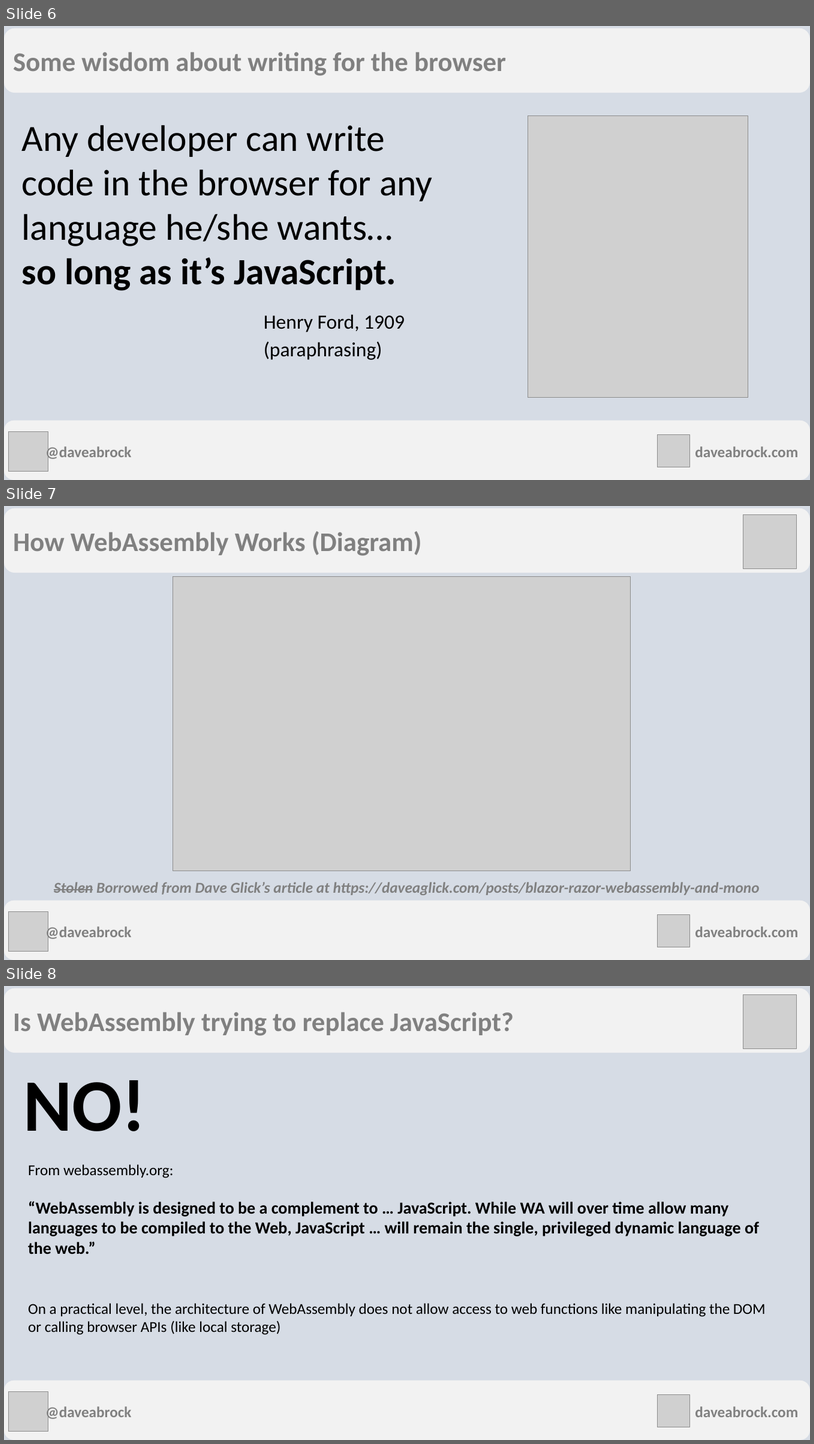
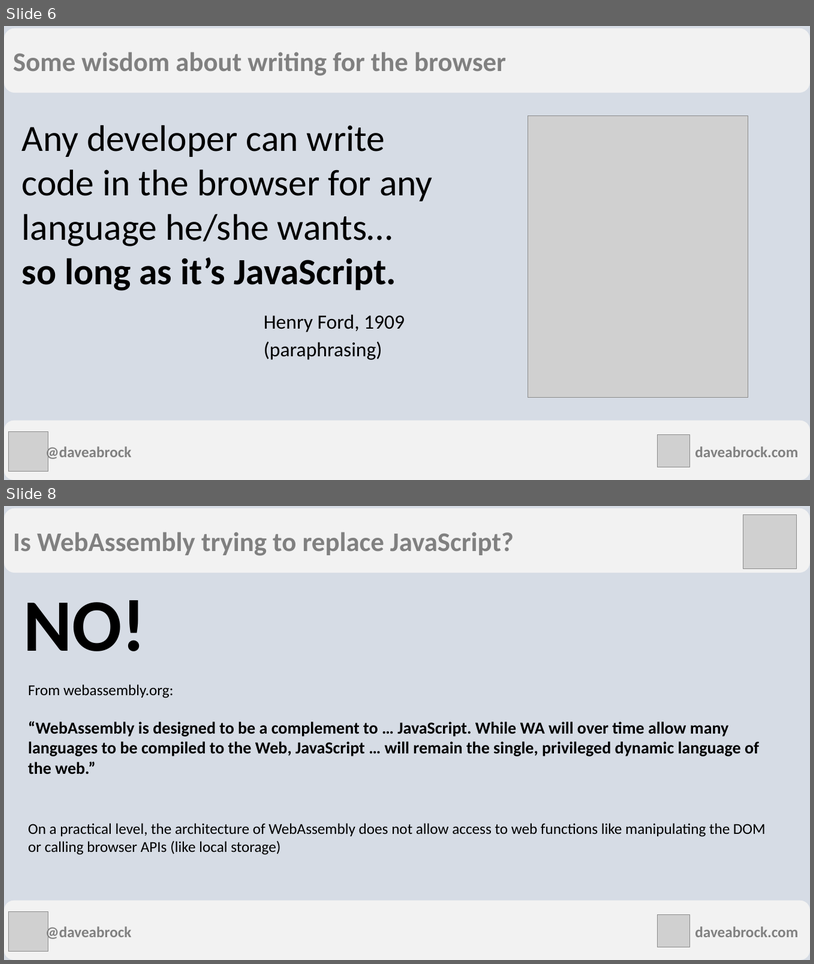
Before and after one commit to daveabrock/csharp-everywhere, a slide deck: slides/C# Everywhere with Blazor.pptx. Shown one above the other, each under a label of ours: slides 6, 7 and 8 before the commit, slides 6 and 8 after it; the slides between them are not shown. The pictures are 814x1444 and 814x964 pixels, drawn with LibreOffice and Linux fonts; fonts in the diff are those of the drawing; grey boxes stand for pictures. Boxes give left, top, right and bottom in pixels: in the first picture for what was removed or moved away, otherwise in the second. Text is boxed around its words. In the diff, an @@ line names an element or a change of style, - is before the commit and + after.

```diff
--- a/slides/C# Everywhere with Blazor.pptx
+++ b/slides/C# Everywhere with Blazor.pptx
@@ slide 7 removed at bbox=[4, 506, 810, 960], background #D6DCE5 @@
@@ rounded rectangle removed at bbox=[4, 508, 810, 573] @@
-How WebAssembly Works (Diagram)
@@ picture removed at bbox=[743, 515, 797, 569] @@
@@ picture removed at bbox=[173, 577, 631, 871] @@
@@ text removed at bbox=[54, 882, 760, 895] @@
-Stolen Borrowed from Dave Glick’s article at https://daveaglick.com/posts/blazor-razor-webassembly-and-mono
@@ rounded rectangle removed at bbox=[4, 900, 810, 960] @@
@@ picture removed at bbox=[9, 912, 49, 951] @@
@@ picture removed at bbox=[658, 915, 690, 947] @@
@@ text removed at bbox=[45, 924, 131, 940] @@
-@daveabrock
@@ text removed at bbox=[695, 926, 798, 937] @@
-daveabrock.com
```
Also in this commit, not shown: 4 slides changed, 1 slide added, 7 other slides removed.
